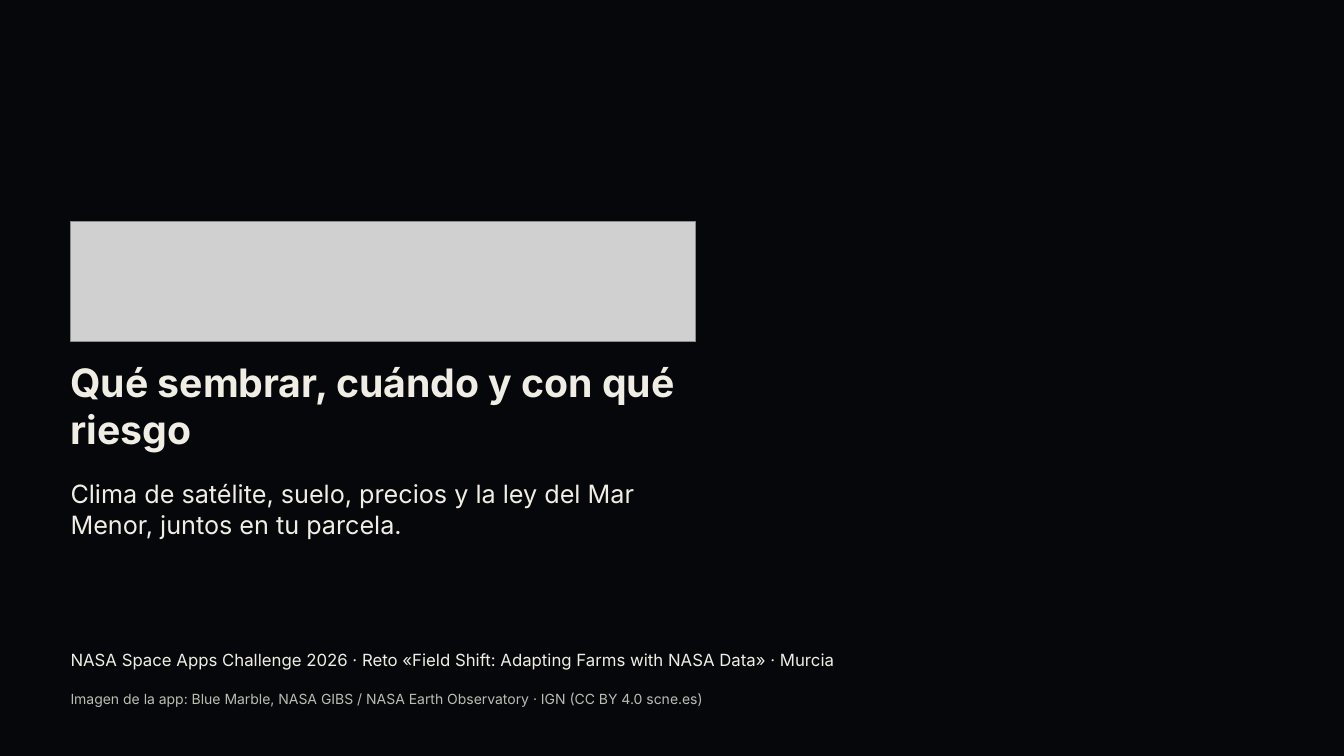
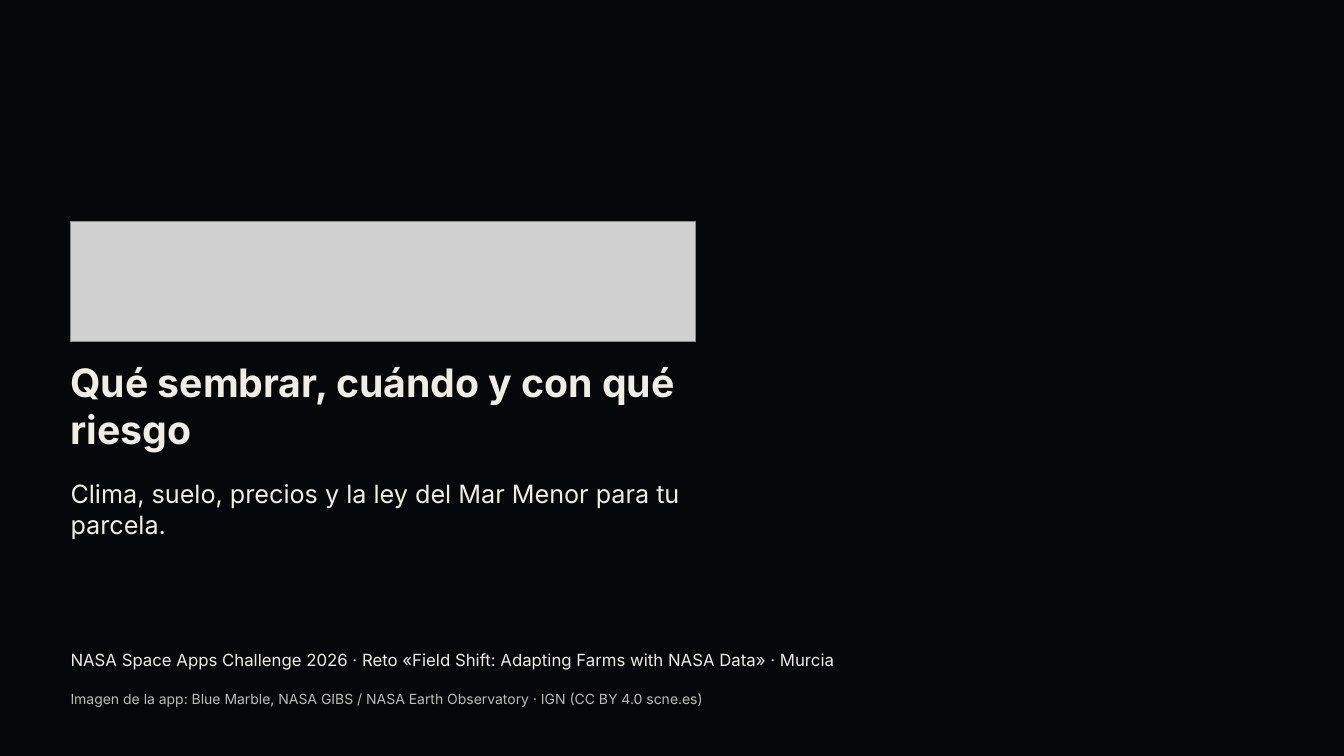
Before and after one commit to Enrikkk/NasaSpaceApps, a slide deck: slide 1 of submission/presentacion/agrockham-presentacion.pptx. Drawn at 1344x756 pixels with LibreOffice and Linux fonts; fonts in the diff are those of the drawing; grey boxes stand for pictures; background and template pictures are left out. Boxes give left, top, right and bottom in pixels: in the first picture for what was removed or moved away, otherwise in the second. Text is boxed around its words. In the diff, an @@ line names an element or a change of style, - is before the commit and + after.

Commit message:
submission: plainer presentation wording, script in guion.md, drop lock file and unused icon

```diff
--- a/submission/presentacion/agrockham-presentacion.pptx
+++ b/submission/presentacion/agrockham-presentacion.pptx
@@ text at (71, 484, 679, 539): text changed @@
-Clima de satélite, suelo, precios y la ley del Mar Menor, juntos en tu parcela.
+Clima, suelo, precios y la ley del Mar Menor para tu parcela.
```
Also in this commit, not shown: 3 other slides changed, 6 other files.
